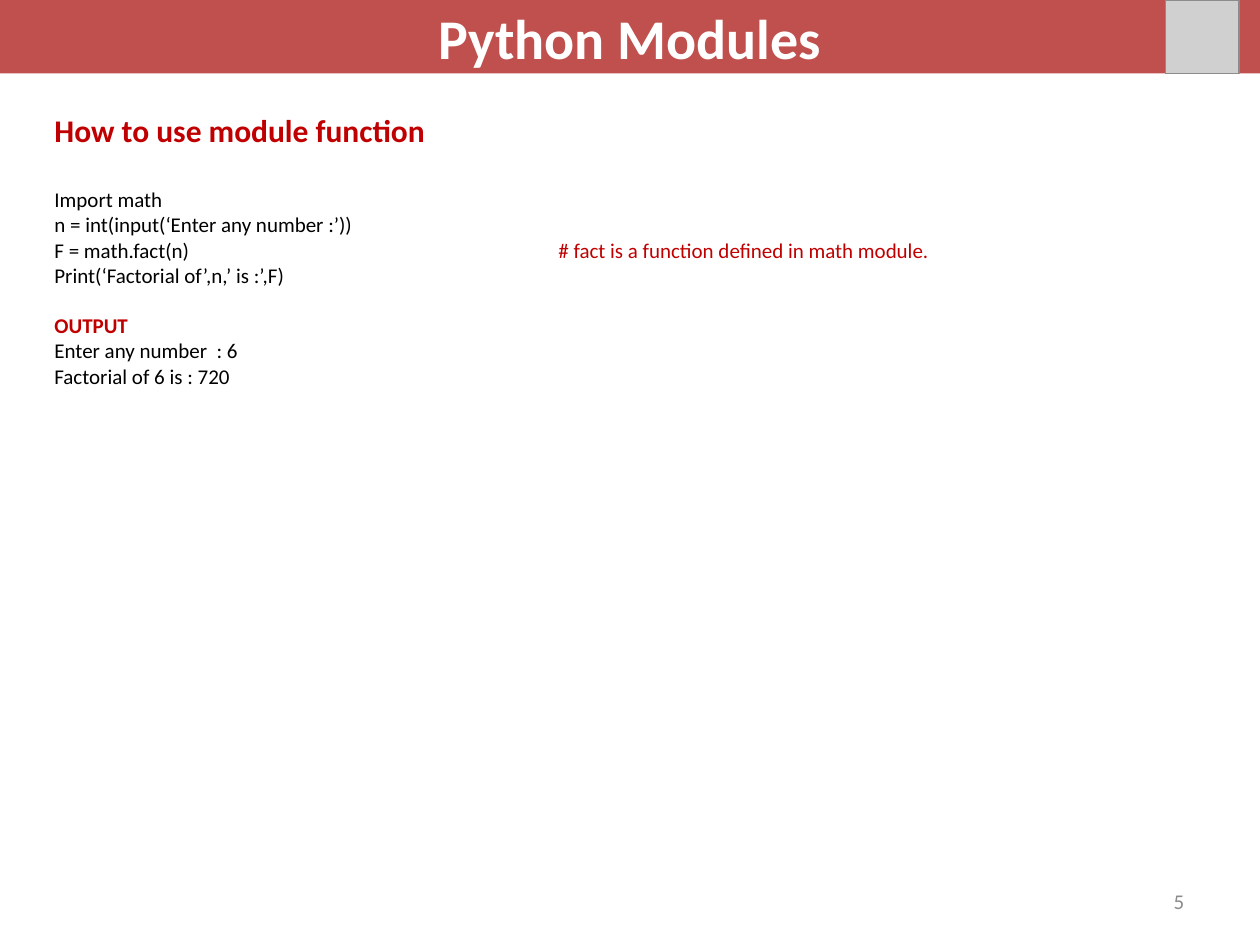
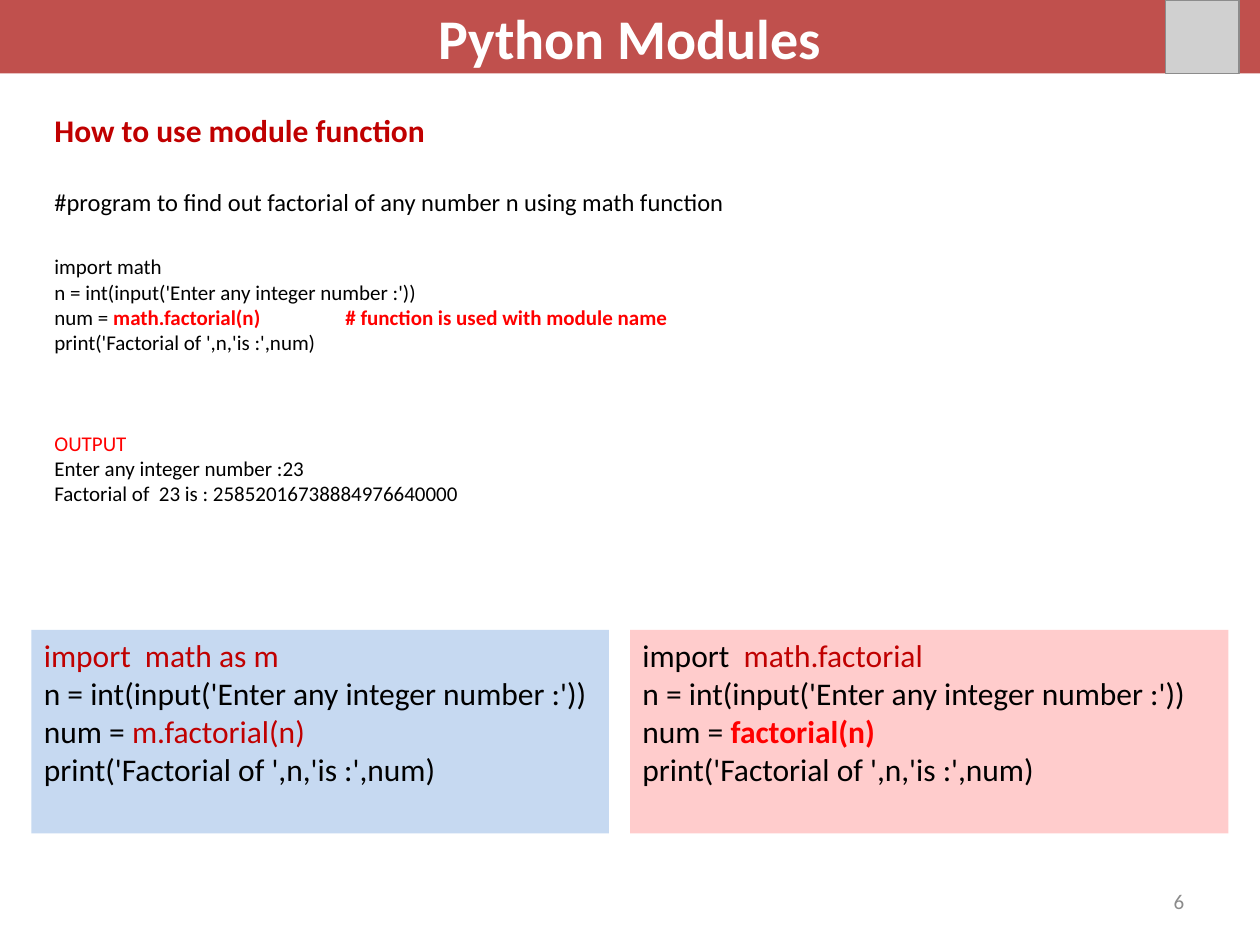
Before and after one commit to davcpscn/XI, a slide deck: slide 6 of Presentations/Python_moduels.pptx (slide 5 before the commit). Drawn at 1260x945 pixels with LibreOffice and Linux fonts; fonts in the diff are those of the drawing; grey boxes stand for pictures. Boxes give left, top, right and bottom in pixels: in the first picture for what was removed or moved away, otherwise in the second. Text is boxed around its words. In the diff, an @@ line names an element or a change of style, - is before the commit and + after.

```diff
--- a/Presentations/Python_moduels.pptx
+++ b/Presentations/Python_moduels.pptx
@@ text at (x1=54, y1=194, x2=723, y2=354): text changed @@
-Import math
-n = int(input(‘Enter any number :’))
-F = math.fact(n) # fact is a function defined in math module.
-Print(‘Factorial of’,n,’ is :’,F)
+#program to find out factorial of any number n using math function
+import math
+n = int(input('Enter any integer number :'))
+num = math.factorial(n) # function is used with module name
+print('Factorial of ',n,'is :',num)
@@ text at (x1=54, y1=437, x2=126, y2=451): text colour #C00000 to #FF0000, bold off in "OUTPUT" @@
@@ text at (x1=54, y1=461, x2=457, y2=501): text changed @@
-Enter any number : 6
-Factorial of 6 is : 720
+Enter any integer number :23
+Factorial of 23 is : 25852016738884976640000
@@ rectangle added at (x1=32, y1=630, x2=609, y2=834), fill #C6D9F1, 18 pt, text #000000 @@
+import math as m
+n = int(input('Enter any integer number :'))
+num = m.factorial(n)
+print('Factorial of ',n,'is :',num)
@@ rectangle added at (x1=630, y1=630, x2=1228, y2=834), fill #FFCCCC, 18 pt, text #000000 @@
+import math.factorial
+n = int(input('Enter any integer number :'))
+num = factorial(n)
+print('Factorial of ',n,'is :',num)
@@ page number at (x1=1174, y1=895, x2=1185, y2=909): text changed @@
-5
+6
```
Also in this commit, not shown: 1 other slide changed, 4 slides added, 9 other files.
